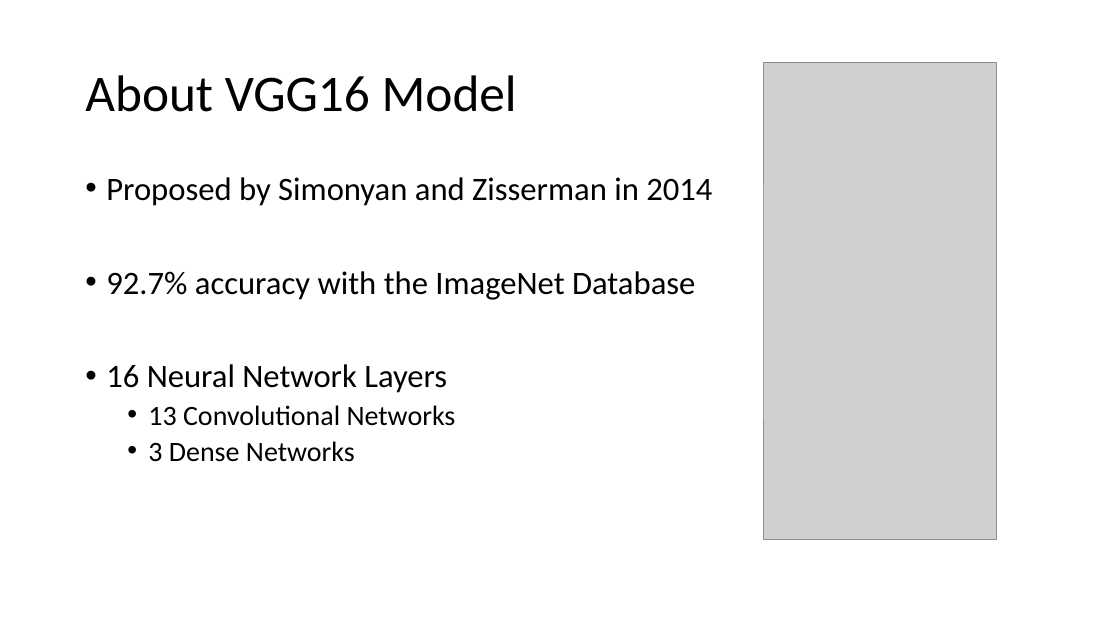
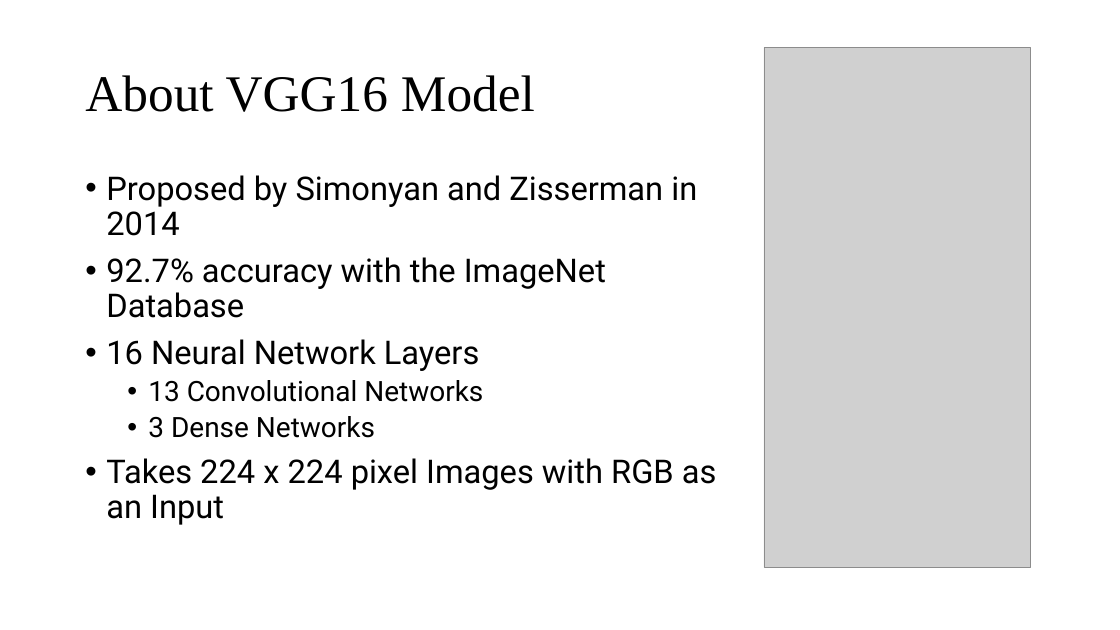
Before and after one commit to TheAnonymousMan/local-language-recognition-gcelt-class-2021, a slide deck: slide 10 of Documentation/4th Year Project Presentation.pptx. Drawn at 1120x630 pixels with LibreOffice and Linux fonts; fonts in the diff are those of the drawing; grey boxes stand for pictures. Boxes give left, top, right and bottom in pixels: in the first picture for what was removed or moved away, otherwise in the second. Text is boxed around its words. In the diff, an @@ line names an element or a change of style, - is before the commit and + after.

```diff
--- a/Documentation/4th Year Project Presentation.pptx
+++ b/Documentation/4th Year Project Presentation.pptx
@@ title "About VGG16 Model" at bbox=[85, 75, 535, 112]: font Calibri to Times New Roman @@
@@ picture: place and size @@
-picture at bbox=[763, 63, 997, 539]
+picture at bbox=[765, 47, 1031, 567]
@@ text at bbox=[106, 175, 697, 438]: font Calibri to Roboto in "Proposed by Simonyan and Zisserman in 2014", "92.7% accuracy with the ImageNet Database", "16 Neural Network Layers", "13 Convolutional Networks" and 1 more places @@
@@ text at bbox=[106, 458, 717, 525]: paragraph added @@
+• Takes 224 x 224 pixel Images with RGB as an Input
```
Also in this commit, not shown: 10 other slides changed, 1 slide added, 2 slides removed.
